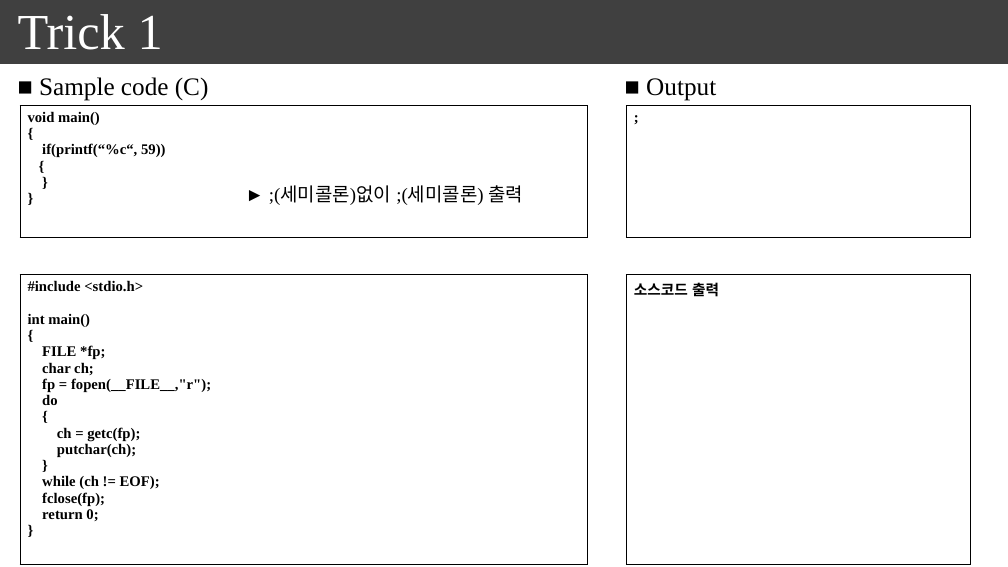
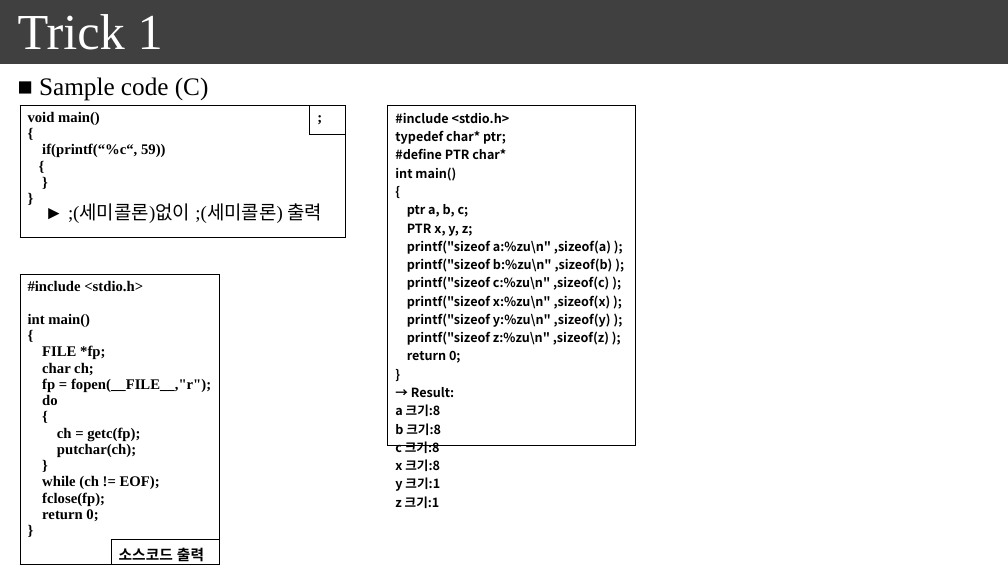
Before and after one commit to seonghokim/Study, a slide deck: slide 56 of everything in c.pptx (slide 52 before the commit). Drawn at 1008x567 pixels with LibreOffice and Linux fonts; fonts in the diff are those of the drawing. Boxes give left, top, right and bottom in pixels: in the first picture for what was removed or moved away, otherwise in the second. Text is boxed around its words. In the diff, an @@ line names an element or a change of style, - is before the commit and + after.

```diff
--- a/everything in c.pptx
+++ b/everything in c.pptx
@@ text removed at <box>646,78,716,101</box> @@
-■ Output
@@ table: place and size @@
-table at <box>20,106,587,238</box>
+table at <box>20,106,346,238</box>
@@ table: place and size @@
-table at <box>626,106,971,238</box>
+table at <box>310,106,346,135</box>
@@ table added at <box>388,105,636,512</box>, 1 rows, 1 columns @@
+#include <stdio.h> / typedef char* ptr; / #define PTR char* / int main() / { / ptr a, b, c; / PTR x, y, z; / printf("sizeof a:%zu\n" ,sizeof(a) ); / printf("sizeof b:%zu\n" ,sizeof(b) ); / printf("sizeof c:%zu\n" ,sizeof(c) ); / printf("sizeof x:%zu\n" ,sizeof(x) ); / printf("sizeof y:%zu\n" ,sizeof(y) ); / printf("sizeof z:%zu\n" ,sizeof(z) ); / return 0; / } / → Result: / a 크기:8 / b 크기:8 / c 크기:8 / x 크기:8 / y 크기:1 / z 크기:1
@@ text "► ;(세미콜론)없이 ;(세미콜론) 출력": place and size @@
-text "► ;(세미콜론)없이 ;(세미콜론) 출력" at <box>269,185,523,205</box>
+text "► ;(세미콜론)없이 ;(세미콜론) 출력" at <box>68,203,323,223</box>
@@ table: place and size @@
-table at <box>20,275,587,565</box>
+table at <box>20,275,219,565</box>
@@ table: place and size @@
-table at <box>626,275,971,565</box>
+table at <box>111,540,219,567</box>
```
Also in this commit, not shown: 13 other slides changed, 5 slides added.
